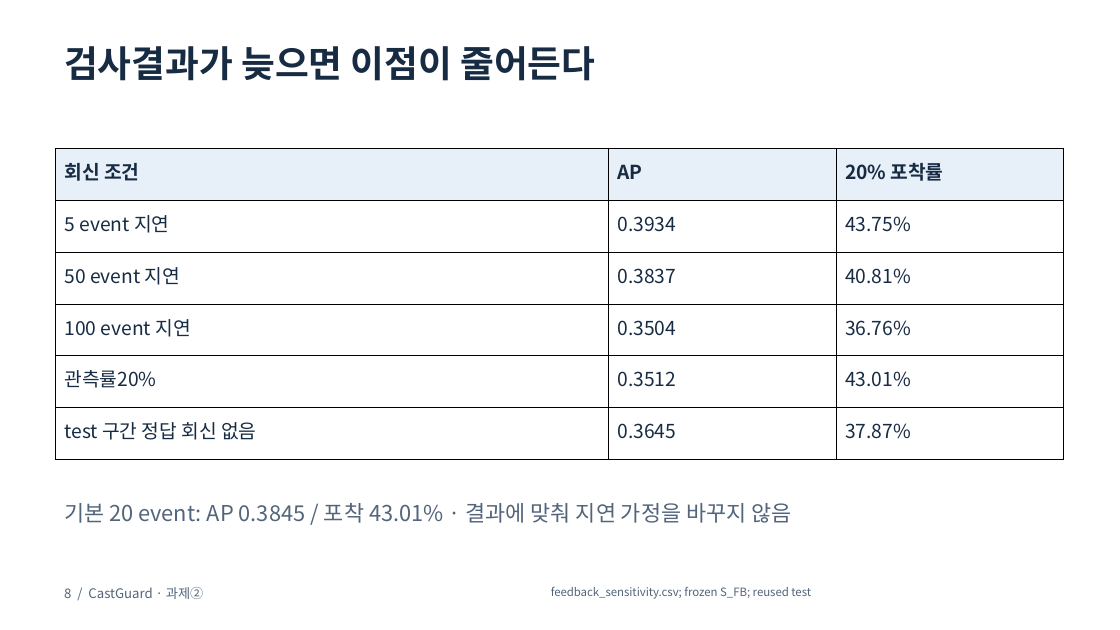
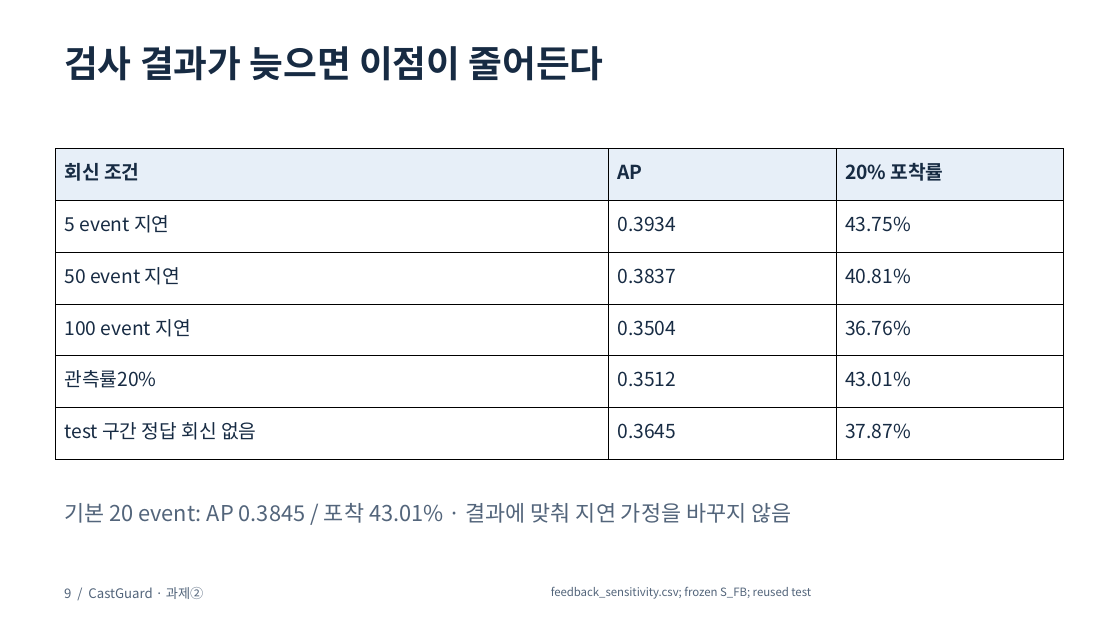
Before and after one commit to CastGuard/castguard, a slide deck: slide 9 of submission/CastGuard_presentation.pptx (slide 8 before the commit). Drawn at 1120x630 pixels with LibreOffice and Linux fonts; fonts in the diff are those of the drawing. Boxes give left, top, right and bottom in pixels: in the first picture for what was removed or moved away, otherwise in the second. Text is boxed around its words. In the diff, an @@ line names an element or a change of style, - is before the commit and + after.

```diff
--- a/submission/CastGuard_presentation.pptx
+++ b/submission/CastGuard_presentation.pptx
@@ text at (64,46,604,81): spaces changed @@
-검사결과가 늦으면 이점이 줄어든다
+검사 결과가 늦으면 이점이 줄어든다
@@ text at (64,587,203,599): text changed @@
-8 / CastGuard · 과제②
+9 / CastGuard · 과제②
```
Also in this commit, not shown: 11 other slides changed, 5 slides added, 1 slide removed, 49 other files.
